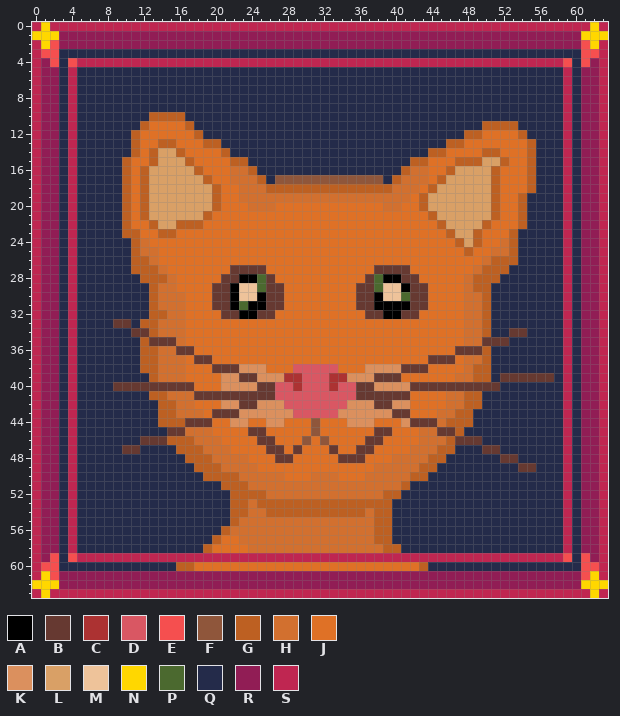
Two versions of one pixel-art sprite, Assets/Sprites/profile_kass.png. The picture above was drawn from the file before the commit.
The file is 64x64 pixels.
Palette (. is transparent): A #000000  B #663931  C #ac3232  D #d95763  E #f54f4f  F #8f563b  G #bd6022  H #d2702f  J #df7126  K #db905e  L #d9a066  M #eec39a  N #ffd700  P #4b692f  Q #242b4a  R #911d55  S #bf2651
The same view after the edit:
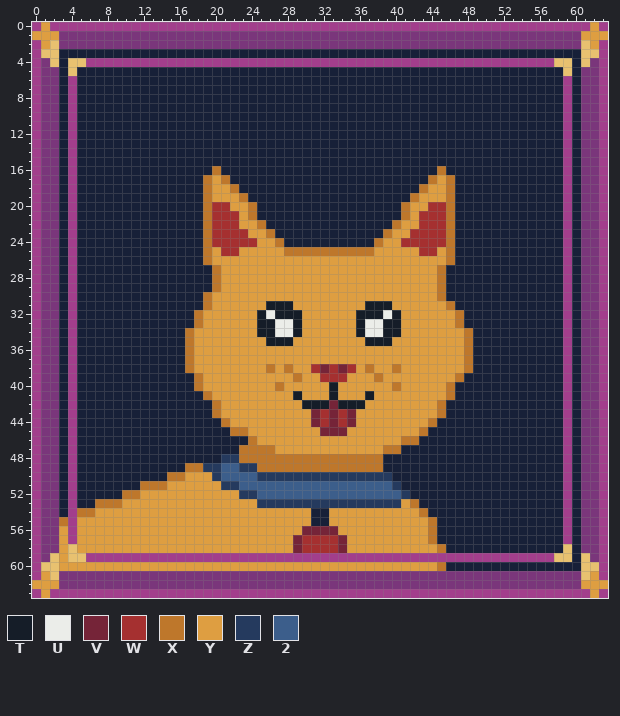
Colours new in this view: T #151d28  U #ebede9  V #752438  W #a53030  X #be772b  Y #de9e41  Z #253a5e  2 #3c5e8b
Diff:
colour E: #f54f4f -> #e8c170
colour Q: #242b4a -> #172038
colour R: #911d55 -> #7a367b
colour S: #bf2651 -> #a23e8c
Changed rows in their new state; - is a pixel that keeps its letter.
first column x 0:
 0 -Y------------------------------------------------------------Y-
 1 YYY----------------------------------------------------------YYY
 2 -Y------------------------------------------------------------Y-
 4 -----E----------------------------------------------------E-----
 5 ----E------------------------------------------------------E----
first column x 0:
10 -------------QQQQ-----------------------------------------------
11 ------------QQQQQQ--------------------------------QQQQ----------
12 -----------QQQQQQQQ-----------------------------QQQQQQQ---------
13 -----------QQQQQQQQQQ-------------------------QQQQQQQQQQ--------
14 -----------QQQQQQQQQQQ----------------------QQQQQQQQQQQQ--------
15 ----------QQQQQQQQQQQQQQ------------------QQQQQQQQQQQQQQ--------
16 ----------QQQQQQQQQQXQQQQ----------------QQQQXQQQQQQQQQQ--------
17 ----------QQQQQQQQQXYXQQQQ-QQQQQQQQQQQQ-QQQQXYXQQQQQQQQQ--------
18 ----------QQQQQQQQQXYYXQQQQQQQQQQQQQQQQQQQQXYYXQQQQQQQQQ--------
19 ----------QQQQQQQQQXYYYXQQQQQQQQQQQQQQQQQQXYYYXQQQQQQQQ---------
20 ----------QQQQQQQQQXWWYYXQQQQQQQQQQQQQQQQXYYWWXQQQQQQQQ---------
21 ----------QQQQQQQQQXWWWYXQQQQQQQQQQQQQQQQXYWWWXQQQQQQQQ---------
22 ----------QQQQQQQQQXWWWYYXQQQQQQQQQQQQQQXYYWWWXQQQQQQQQ---------
23 ----------QQQQQQQQQXWWWWYYXQQQQQQQQQQQQXYYWWWWXQQQQQQQ----------
24 -----------QQQQQQQQXWWWWWYYXQQQQQQQQQQXYYWWWWWXQQQQQQQ----------
25 -----------QQQQQQQQXYWWYYYYYXXXXXXXXXXYYYYYWWYXQQQQQQQ----------
26 -----------QQQQQQQQXYYYYYYYYYYYYYYYYYYYYYYYYYYXQQQQQQQ----------
27 -----------QQQQQQQQQXYYYYYYYYYYYYYYYYYYYYYYYYXQQQQQQQ-----------
28 ------------QQQQQQQQXYYYYYYYYYYYYYYYYYYYYYYYYXQQQQQQ------------
29 -------------QQQQQQQXYYYYYYYYYYYYYYYYYYYYYYYYXQQQQQ-------------
30 -------------QQQQQQXYYYYYYYYYYYYYYYYYYYYYYYYYXQQQQQ-------------
31 -------------QQQQQQXYYYYYYTTTYYYYYYYYTTTYYYYYYXQQQQ-------------
32 -------------QQQQQXYYYYYYTUTTTYYYYYYTTTUTYYYYYYXQQQ-------------
33 ---------QQ-QQQQQQXYYYYYYTTUUTYYYYYYTUUTTYYYYYYXQQQ-------------
34 -----------QQQQQQXYYYYYYYTTUUTYYYYYYTUUTTYYYYYYYXQQ--QQ---------
35 ------------QQQQQXYYYYYYYYTTTYYYYYYYYTTTYYYYYYYYXQQQQ-----------
36 ------------QQQQQXYYYYYYYYYYYYYYYYYYYYYYYYYYYYYYXQQ-------------
37 ------------QQQQQXYYYYYYYYYYYYYYYYYYYYYYYYYYYYYYXQQ-------------
38 ------------QQQQQXYYYYYYYYXYXYYWVWVWYXYYXYYYYYYYXQQ-------------
39 -------------QQQQQXYYYYYYYYYYXYYWWWYYYXYYYYYYYYXQQQ-QQQQQQ------
40 ---------QQQQQQQQQXYYYYYYYYXYYYYYTYYYYYYXYYYYYXQQQQQ------------
41 -------------QQQQQQXYYYYYYYYYTYYYTYYYTYYYYYYYYXQQQ--------------
42 --------------QQQQQQXYYYYYYYYYTTTVTTTYYYYYYYYXQQQQ--------------
43 --------------QQQQQQXYYYYYYYYYYVWVWVYYYYYYYYYXQQQ---------------
44 --------------QQQQQQQXYYYYYYYYYVWVWVYYYYYYYYXQQQQ---------------
45 ---------------QQQQQQQXXYYYYYYYYVVVYYYYYYYYXQQQQ----------------
46 ------------QQQQQQQQQQQQXYYYYYYYYYYYYYYYYXXQQQQQQQ--------------
47 ----------QQ----QQQQQQQXXXXYYYYYYYYYYYYXXQQQQQQ---QQ------------
48 -----------------QQQQZZXXXXXXXXXXXXXXXXQQQQQQQ------QQ----------
49 -----------------XXZZ22ZZXXXXXXXXXXXXXXQQQQQQ---------QQ--------
50 ---------------XXYYYZ2222ZZZZZZZZZZZZZZZQQQQ--------------------
51 ------------XXXYYYYYYZZ22222222222222222ZQ----------------------
52 ----------XXYYYYYYYYYYYZZ2222222222222222Z----------------------
53 -------XXXYYYYYYYYYYYYYYYZZZZZZZZZZZZZZZZYX---------------------
54 -----XXYYYYYYYYYYYYYYYYYYYYYYYYQQYYYYYYYYYYX--------------------
55 ---X-YYYYYYYYYYYYYYYYYYYYYYYYYYQQYYYYYYYYYYYX-------------------
56 ---Y-YYYYYYYYYYYYYYYYYYYYYYYYYVVVVYYYYYYYYYYX-------------------
57 ---Y-YYYYYYYYYYYYYYYYYYYYYYYYVWWWWVYYYYYYYYYX-------------------
58 ---YEYYYYYYYYYYYYYYYYYYYYYYYYVWWWWVYYYYYYYYYYX-------------E----
59 ---Y-E----------------------------------------------------E-----
60 ---YYYYYYYYYYYYYYYYYYYYYYYYYYYYYYYYYYYYYYYYYYX------------------
61 -Y------------------------------------------------------------Y-
62 YYY----------------------------------------------------------YYY
63 -Y------------------------------------------------------------Y-
